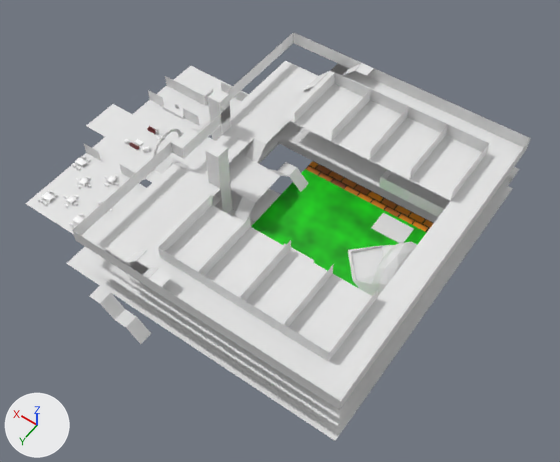
What one commit did to the Blender file content/maps/drafting_map/map_ChateauxCamlann_workingfile.blend.
Before and after are seen from a camera (50 mm lens) standing at (-146.7, 110.2, 165.9) and looking at (-70.9, 4.2, -0.8). Arrows for +X, +Y and +Z are at lower left; the lights stay in place. The first picture is the older version.

Objects in the first picture: '4thfloor_externalWall', '4thfloor_roomWallsE', '4thfloor_roomWallsW', 'Atrium-Arboretum', 'Lobby_floor', 'Rooms_hall.002', 'Upper_W_Hall.001', 'Upper_W_Hall.002', 'Upper_staff_hall.001', 'hall_kitchen', 'rm403.002', 'rm404.002' and 60 more.
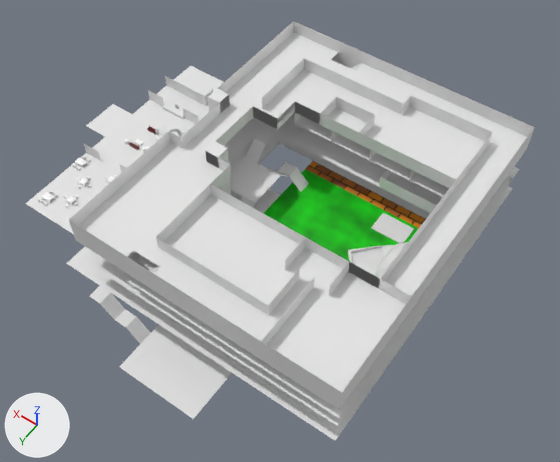
Boxes [x1, y1, x2, y2] around the edits, measured in the pictures (560 x 462 px):
'5thfloor_ground', shown: after [78, 32, 527, 392]
'5thfloor_externalWall', shown: after [69, 21, 535, 401]
'Wine_cellar', shown: after [119, 325, 232, 419]
'5thfloor_courtWall', shown: after [206, 102, 456, 288]
'5thfloor_suite1Wall', shown: after [253, 58, 493, 189]
'5thfloor_suite2Wall', shown: after [156, 185, 305, 315]
'5thfloor_suite3Wall', shown: after [261, 262, 412, 345]
'Upper_staff_hall.001', unchanged, covered by the edit: before [313, 137, 524, 401]
'Rooms_hall.002', unchanged, covered by the edit: before [134, 198, 328, 383]; after [137, 256, 159, 269]
'Upper_W_Hall.001', unchanged, covered by the edit: before [91, 163, 220, 265]; after [128, 188, 220, 259]
'4thfloor_roomWallsW', unchanged, covered by the edit: before [158, 195, 378, 362]

The change, as a diff of the scene's bpy script:
```diff
--- a/content/maps/drafting_map/map_ChateauxCamlann_workingfile.blend.py
+++ b/content/maps/drafting_map/map_ChateauxCamlann_workingfile.blend.py
@@ ob_wine_cellar @@
 ob_wine_cellar.scale = (6.0, 10.0, 1.0)
-ob_wine_cellar.hide_set(True)  # its collection is switched off
@@ ob_5thfloor_ground @@
 ob_5thfloor_ground.scale = (3.0, 3.0, 1.0)
-ob_5thfloor_ground.hide_set(True)  # its collection is switched off
@@ ob_5thfloor_courtwall @@
 ob_5thfloor_courtwall.location = (-62.0, 18.0, 22.0)
-ob_5thfloor_courtwall.hide_set(True)  # its collection is switched off
@@ ob_5thfloor_externalwall @@
 ob_5thfloor_externalwall.location = (-44.0, 8.0, 22.0)
-ob_5thfloor_externalwall.hide_set(True)  # its collection is switched off
@@ ob_5thfloor_suite1wall @@
 ob_5thfloor_suite1wall.rotation_euler = (0.0, 1.571, 0.0)  # degrees (0, 90, 0)
-ob_5thfloor_suite1wall.hide_set(True)  # its collection is switched off
@@ ob_5thfloor_suite2wall @@
 ob_5thfloor_suite2wall.rotation_euler = (0.0, 1.571, 0.0)  # degrees (0, 90, 0)
-ob_5thfloor_suite2wall.hide_set(True)  # its collection is switched off
@@ ob_5thfloor_suite3wall @@
 ob_5thfloor_suite3wall.rotation_euler = (0.0, 1.571, 0.0)  # degrees (0, 90, 0)
-ob_5thfloor_suite3wall.hide_set(True)  # its collection is switched off
```
